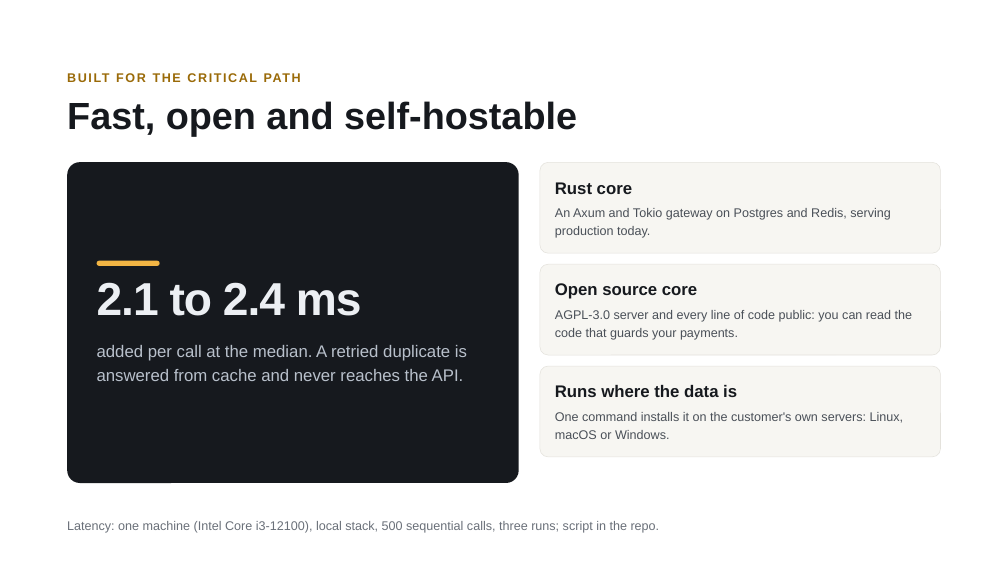
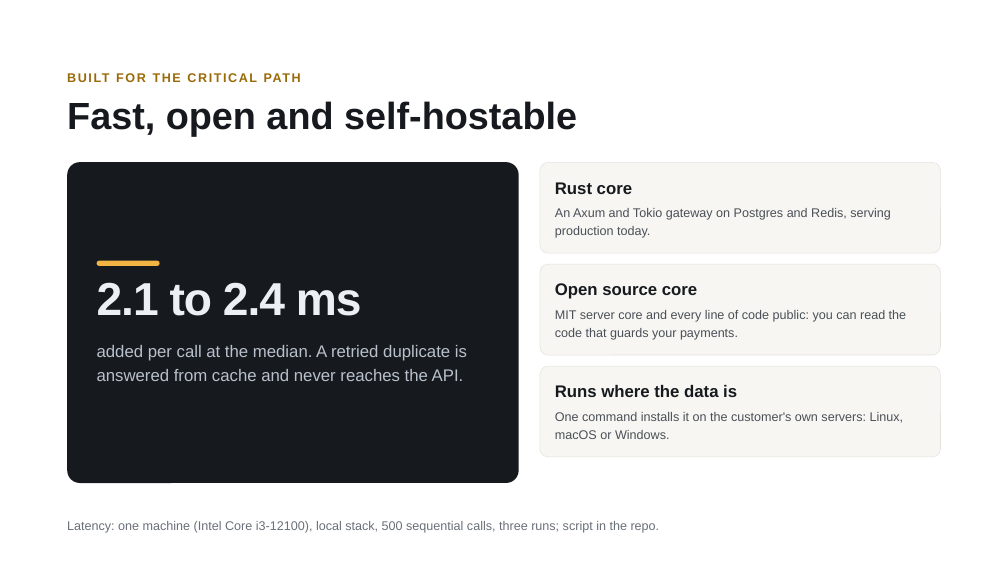
Before and after one commit to agentraas/agentraas, a slide deck: slide 9 of docs/presentations/AgentRaaS-deck.pptx. Drawn at 1008x567 pixels with LibreOffice and Linux fonts; fonts in the diff are those of the drawing. Boxes give left, top, right and bottom in pixels: in the first picture for what was removed or moved away, otherwise in the second. Text is boxed around its words. In the diff, an @@ line names an element or a change of style, - is before the commit and + after.

Commit message:
Deck exports from version 30: MIT core license
The PDF and PowerPoint still said the server is AGPL-3.0, three slides
behind the relicense.

```diff
--- a/docs/presentations/AgentRaaS-deck.pptx
+++ b/docs/presentations/AgentRaaS-deck.pptx
@@ text at bbox=[555, 310, 906, 340]: text changed @@
-AGPL-3.0 server and every line of code public: you can read the code that guards your payments.
+MIT server core and every line of code public: you can read the code that guards your payments.
```
Also in this commit, not shown: 2 other slides changed, 1 other file.
